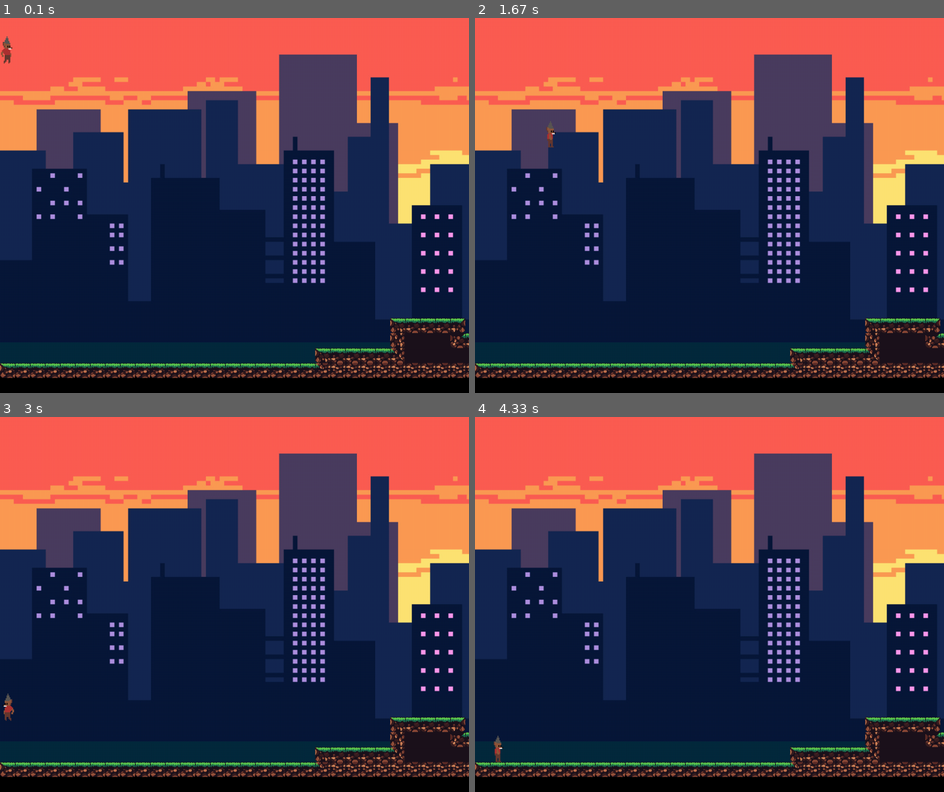
Above: before the commit, frames 1-4 (two rows, left to right).
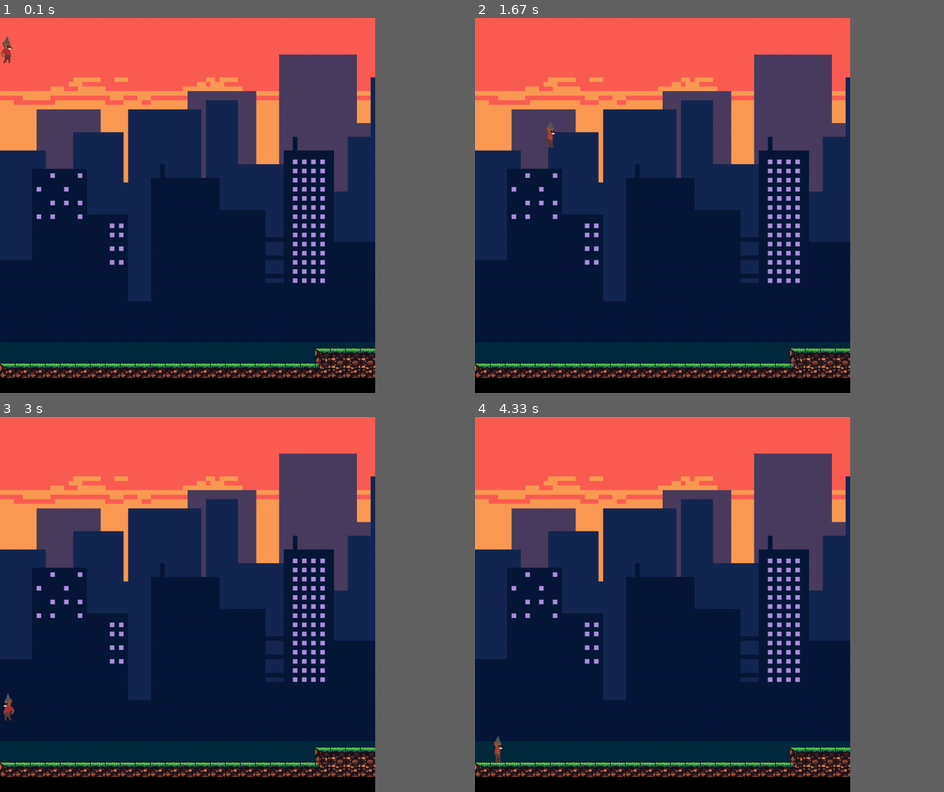
Above: after the commit, the same moments.

Repository: manucouto1/PyGame_5Gatos
Game: pygame game, started from src/main.py
Two runs of this game, one before a commit and one after it. Both use one fixed random seed, a clock stepped at 60 frames per second and the inputs below.
Inputs:
- Up to frame 1 (0.1 s): no input
- Up to frame 2 (1.67 s): hold Right 0.33-0.8 s; hold Up 0.83-1.13 s; hold Right 1.17-1.63 s
- Up to frame 3 (3 s): hold Left 1.67-2.2 s; hold Left 2.23-2.63 s; hold Up from 2.67 s (still down)
- Up to frame 4 (4.33 s): release Up at 3.03 s; hold Right 3.07-3.7 s; hold Left 3.73-4.2 s; hold Right from 4.23 s (still down)
In our replay, the window is 900x720 before the commit and 720x720 after it. These sizes can differ from the game's own. Grey fills any space a smaller window leaves; there, only what the larger window draws over its background counts as a difference.

The runs differ from the first frame. In frame 1, 15% of the frame differs, in the area x 80-100%, y 0-100%; in frame 2, 15%; in frame 3, 15%; in frame 4, 15%.

Commit message:
[main] Don't let the player get off screen

Diff:
--- a/src/main.py
+++ b/src/main.py
@@ -11,7 +11,7 @@
 from camera import Camera
 
 white = (255, 255, 255)
-SCREEN_WIDTH = 1000
+SCREEN_WIDTH = 800
 SCREEN_HEIGHT = 800
 SCREEN_SIZE = pg.Rect((0, 0, SCREEN_WIDTH, SCREEN_HEIGHT))
 FPS = 20
@@ -54,6 +54,10 @@
         if pressed[pg.K_RIGHT]:
             player.move_right()
 
+        screen_rect = screen.get_rect()
+        screen_rect[2] += level.map_width * level.tile_size - SCREEN_WIDTH
+        player.rect.clamp_ip(screen_rect)
+
         camera.draw(screen)
         pg.display.update()
         clock.tick(FPS)
